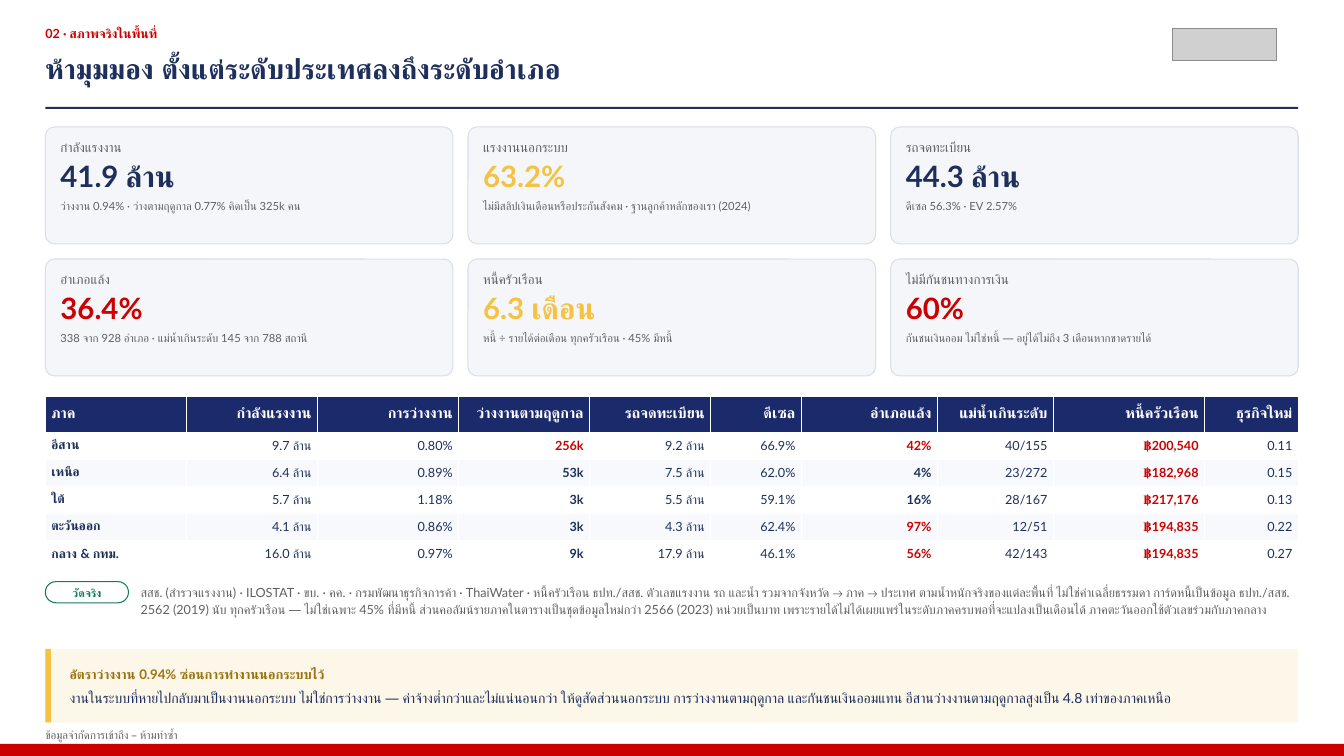
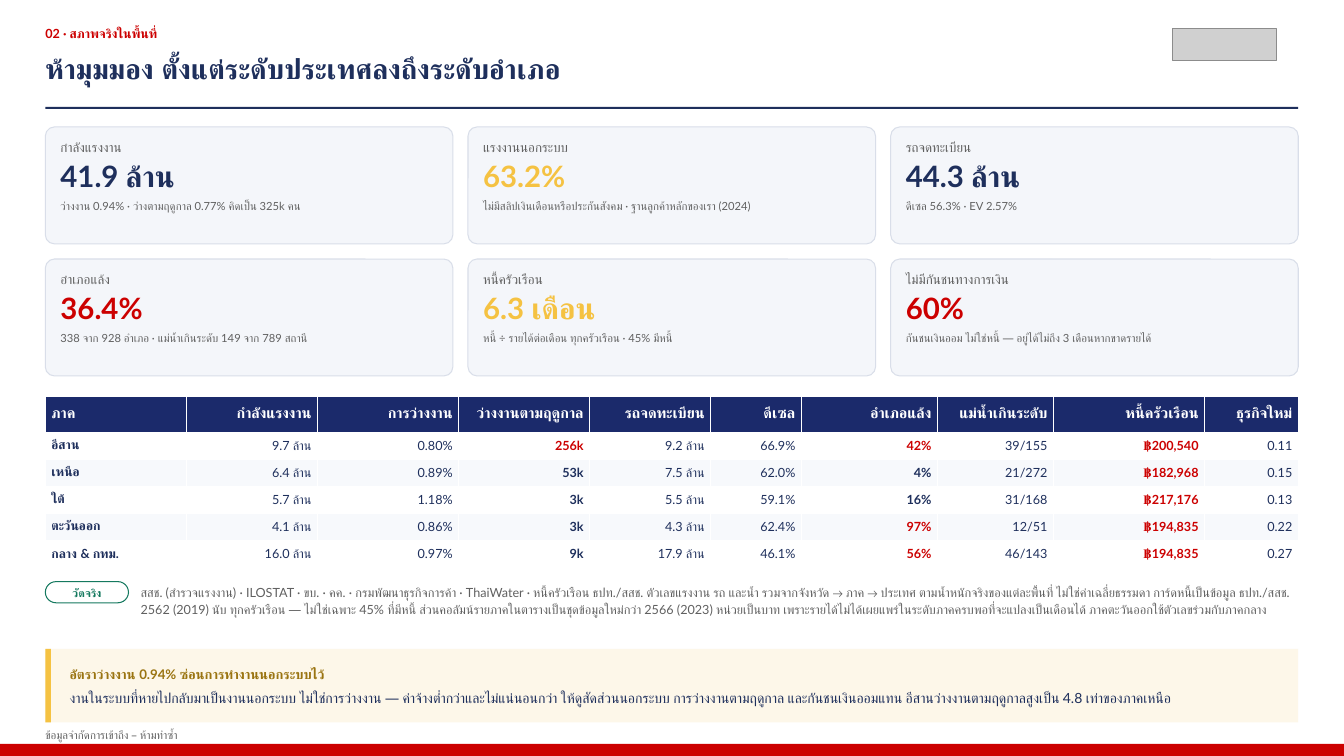
Before and after one commit to kaustavb2101/competitive-intel, a slide deck: slide 4 of docs/decks/mcom-2026-08-05-macro-TH.pptx. Drawn at 1344x756 pixels with LibreOffice and Linux fonts; fonts in the diff are those of the drawing; grey boxes stand for pictures. Boxes give left, top, right and bottom in pixels: in the first picture for what was removed or moved away, otherwise in the second. Text is boxed around its words. In the diff, an @@ line names an element or a change of style, - is before the commit and + after.

```diff
--- a/docs/decks/mcom-2026-08-05-macro-TH.pptx
+++ b/docs/decks/mcom-2026-08-05-macro-TH.pptx
@@ text at [60,333,307,342]: text changed @@
-338 จาก 928 อำเภอ · แม่น้ำเกินระดับ 145 จาก 788 สถานี
+338 จาก 928 อำเภอ · แม่น้ำเกินระดับ 149 จาก 789 สถานี
@@ table at [45,396,1299,568] @@
-row 2, column 8: 40/155
+row 2, column 8: 39/155
-row 3, column 8: 23/272
+row 3, column 8: 21/272
-row 4, column 8: 28/167
+row 4, column 8: 31/168
-row 6, column 8: 42/143
+row 6, column 8: 46/143
```
Also in this commit, not shown: 3 other slides changed, 1 other file.
